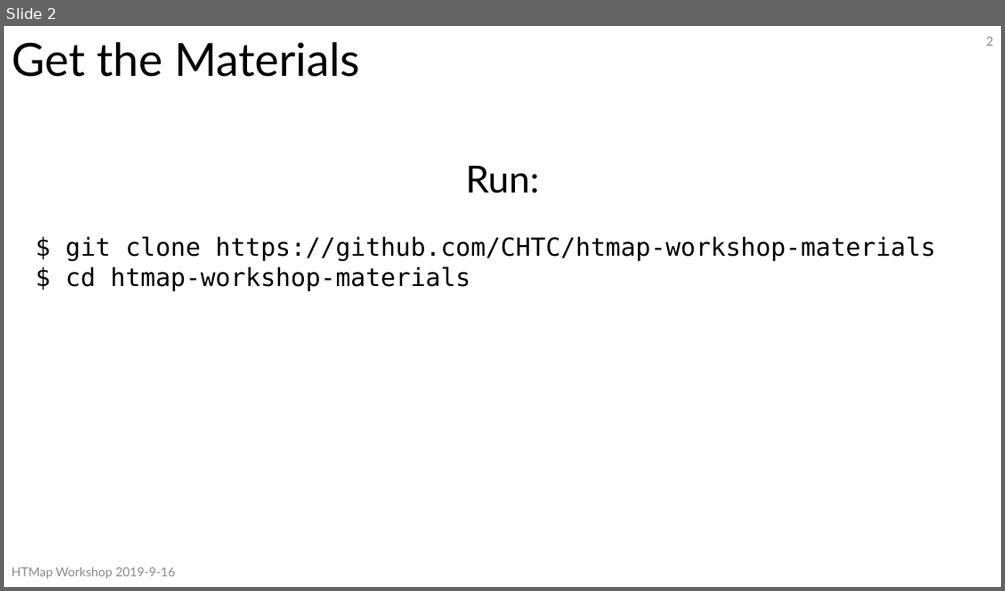
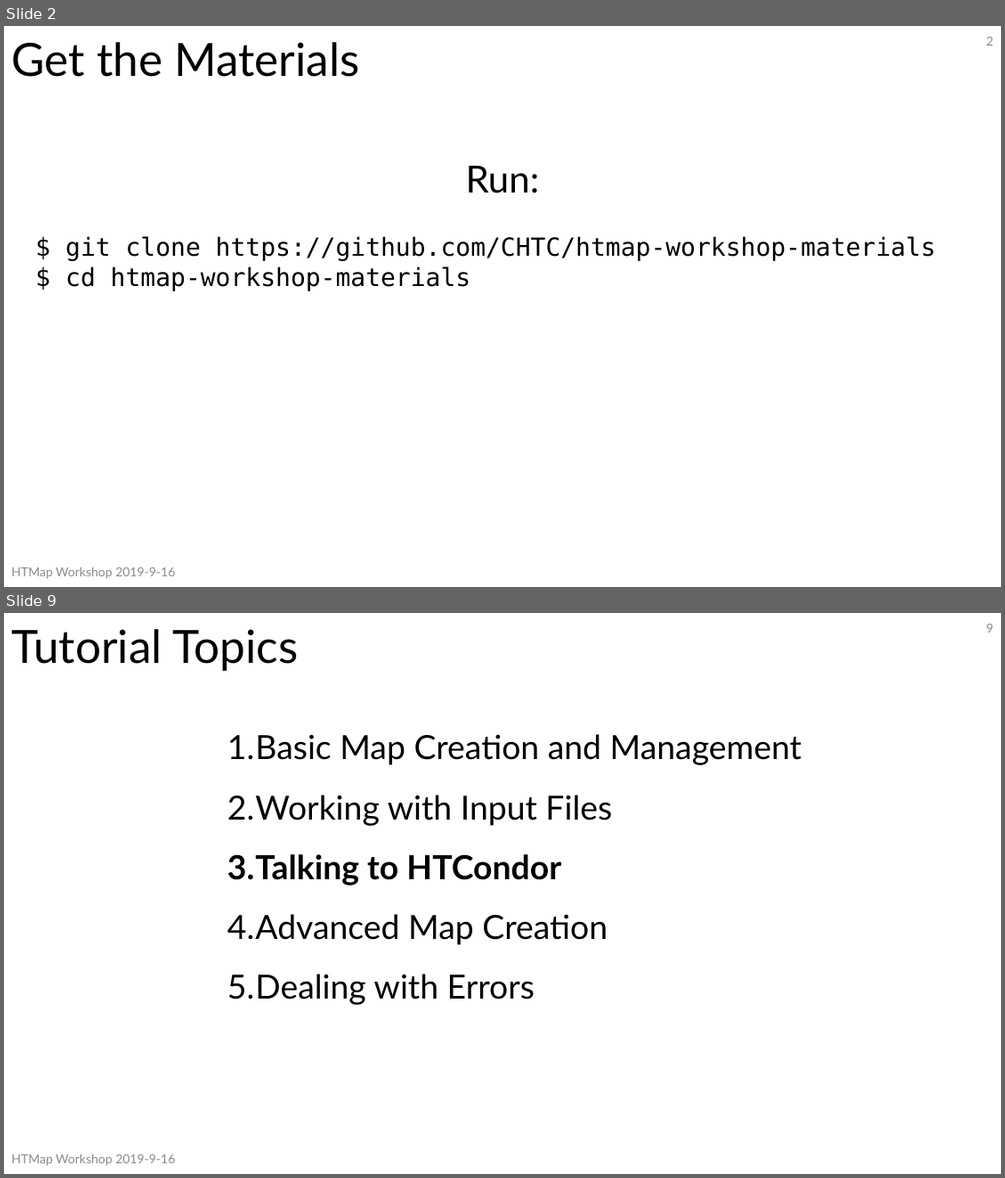
Before and after one commit to CHTC/htmap-workshop-materials, a slide deck: slides/HTMapWorkshop.pptx. Shown one above the other, each under a label of ours: slide 2 before the commit, slides 2 and 9 after it; the slides between them are not shown. The pictures are 1005x591 and 1005x1178 pixels, drawn with LibreOffice and Linux fonts; fonts in the diff are those of the drawing. Boxes give left, top, right and bottom in pixels: in the first picture for what was removed or moved away, otherwise in the second. Text is boxed around its words. In the diff, an @@ line names an element or a change of style, - is before the commit and + after.

```diff
--- a/slides/HTMapWorkshop.pptx
+++ b/slides/HTMapWorkshop.pptx
@@ slide 9 added at <box>4,613,1001,1174</box>, background #FFFFFF @@
@@ title added at <box>11,629,299,671</box>, 44 pt, text #000000 @@
+Tutorial Topics
@@ page number added at <box>986,624,993,633</box>, 12 pt, text #8C8C8C @@
+9
@@ text added at <box>227,734,801,1005</box>, 32 pt, text #000000 @@
+1. Basic Map Creation and Management
+2. Working with Input Files
+3. Talking to HTCondor
+4. Advanced Map Creation
+5. Dealing with Errors
@@ text added at <box>11,1154,175,1166</box>, 12 pt, text #8C8C8C @@
+HTMap Workshop 2019-9-16
```
Also in this commit, not shown: 5 slides changed, 6 other slides added.
